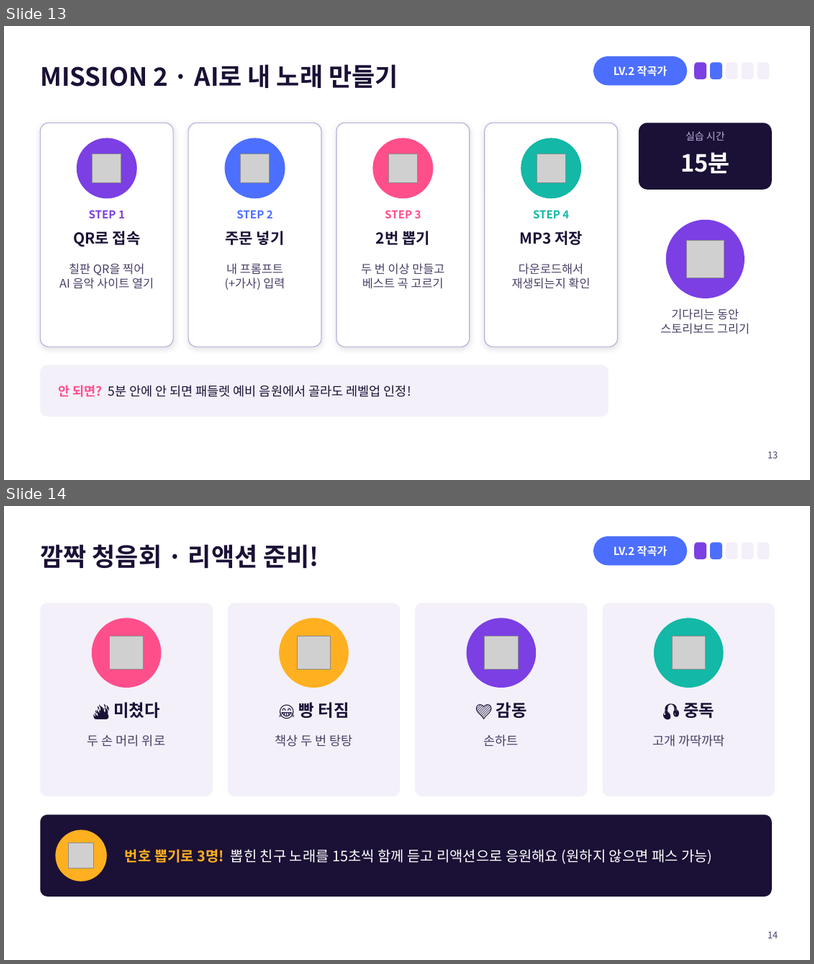
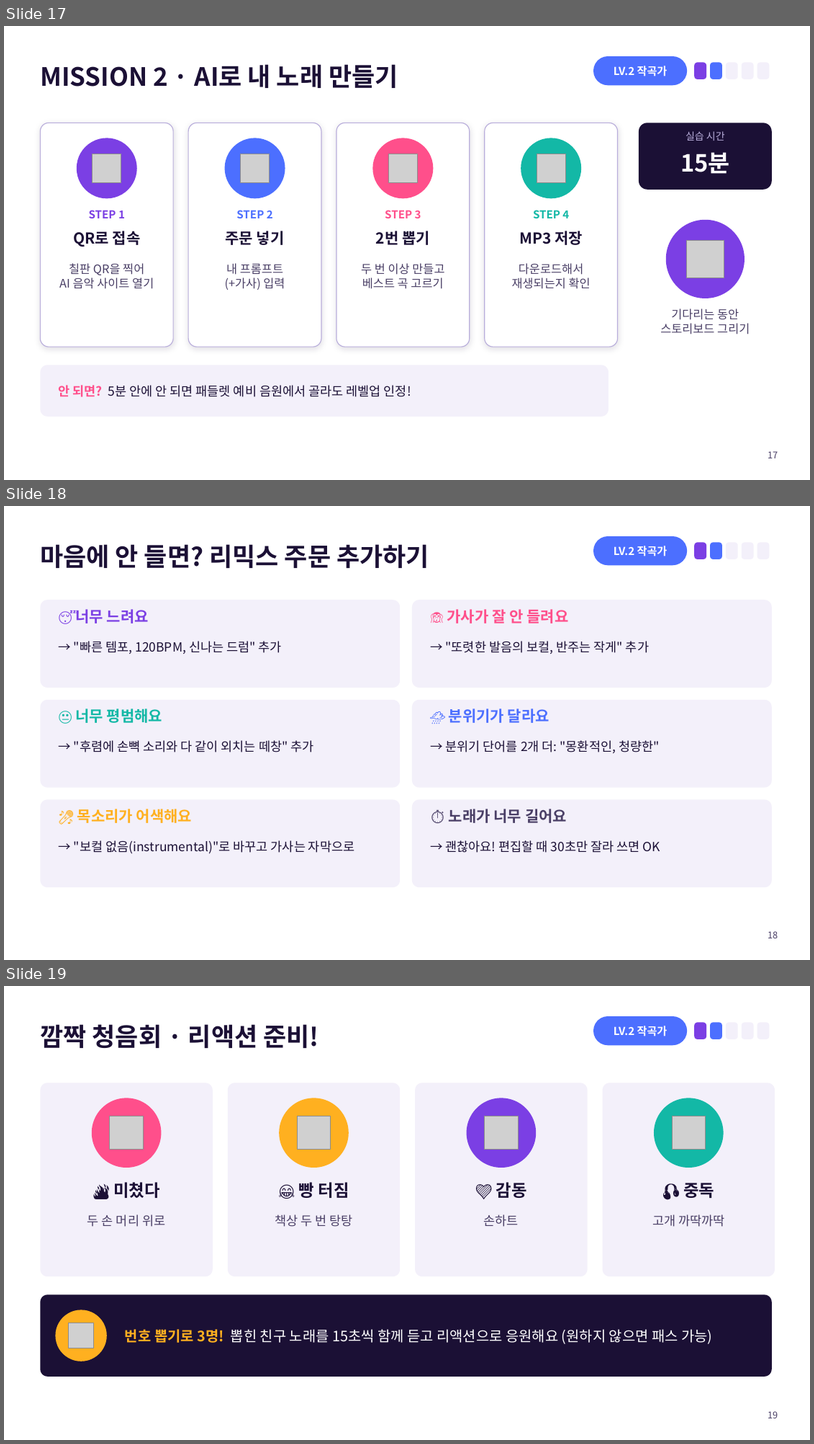
Before and after one commit to jisun294020-ops/school, a slide deck: 평택여고_2026-10-21/PPT_중학생용_AI프로듀서_게임수업.pptx. Shown one above the other, each under a label of ours: slides 13 and 14 before the commit, slides 17, 18 and 19 after it. The pictures are 814x964 and 814x1444 pixels, drawn with LibreOffice and Linux fonts; fonts in the diff are those of the drawing; grey boxes stand for pictures. Boxes give left, top, right and bottom in pixels: in the first picture for what was removed or moved away, otherwise in the second. Text is boxed around its words. In the diff, an @@ line names an element or a change of style, - is before the commit and + after.

```diff
--- a/평택여고_2026-10-21/PPT_중학생용_AI프로듀서_게임수업.pptx
+++ b/평택여고_2026-10-21/PPT_중학생용_AI프로듀서_게임수업.pptx
@@ slide 18 added at [4, 506, 810, 960], background #FFFFFF @@
@@ title added at [40, 544, 430, 568], 30 pt, text #1B1035, bold @@
+마음에 안 들면? 리믹스 주문 추가하기
@@ rounded rectangle added at [594, 536, 687, 565], fill #4C6FFF @@
@@ text added at [614, 546, 668, 556], 13 pt, text #FFFFFF, bold @@
+LV.2 작곡가
@@ rounded rectangle added at [695, 542, 707, 559], fill #7B3FE4 @@
@@ rounded rectangle added at [710, 542, 723, 559], fill #4C6FFF @@
@@ rounded rectangle added at [726, 542, 738, 559], fill #F3F0FA @@
@@ rounded rectangle added at [742, 542, 754, 559], fill #F3F0FA @@
@@ rounded rectangle added at [758, 542, 770, 559], fill #F3F0FA @@
@@ rounded rectangle added at [40, 600, 400, 687], fill #F3F0FA @@
@@ text added at [75, 609, 149, 623], 18 pt, text #7B3FE4, bold @@
+😴 너무 느려요
@@ rounded rectangle added at [412, 600, 772, 687], fill #F3F0FA @@
@@ text added at [448, 609, 568, 623], 18 pt, text #FF4F8B, bold @@
+🙉 가사가 잘 안 들려요
@@ text added at [74, 641, 282, 654], 15 pt, text #1B1035 @@
+→ "빠른 템포, 120BPM, 신나는 드럼" 추가
@@ text added at [446, 641, 649, 654], 15 pt, text #1B1035 @@
+→ "또렷한 발음의 보컬, 반주는 작게" 추가
@@ rounded rectangle added at [40, 700, 400, 788], fill #F3F0FA @@
@@ rounded rectangle added at [412, 700, 772, 788], fill #F3F0FA @@
@@ text added at [75, 708, 162, 723], 18 pt, text #13B8A6, bold @@
+😐 너무 평범해요
@@ text added at [449, 708, 550, 723], 18 pt, text #4C6FFF, bold @@
+🌧 분위기가 달라요
@@ text added at [74, 740, 314, 752], 15 pt, text #1B1035 @@
+→ "후렴에 손뼉 소리와 다 같이 외치는 떼창" 추가
@@ text added at [446, 740, 660, 753], 15 pt, text #1B1035 @@
+→ 분위기 단어를 2개 더: "몽환적인, 청량한"
@@ rounded rectangle added at [40, 800, 400, 887], fill #F3F0FA @@
@@ rounded rectangle added at [412, 800, 772, 887], fill #F3F0FA @@
@@ text added at [77, 808, 192, 823], 18 pt, text #FFB020, bold @@
+🎤 목소리가 어색해요
@@ text added at [449, 808, 567, 823], 18 pt, text #4A3F66, bold @@
+⏱ 노래가 너무 길어요
@@ text added at [74, 840, 355, 854], 15 pt, text #1B1035 @@
+→ "보컬 없음(instrumental)"로 바꾸고 가사는 자막으로
@@ text added at [446, 840, 661, 852], 15 pt, text #1B1035 @@
+→ 괜찮아요! 편집할 때 30초만 잘라 쓰면 OK
@@ page number added at [768, 931, 778, 938], 11 pt, text #4A3F66 @@
+18
@@ what was slide 13 is now slide 17 @@
@@ page number at [768, 451, 778, 458]: text changed @@
-13
+17
@@ what was slide 14 is now slide 19 @@
@@ page number at [768, 1411, 778, 1418]: text changed @@
-14
+19
```
Also in this commit, not shown: 2 slides changed, 4 other slides added, 2 other files.
